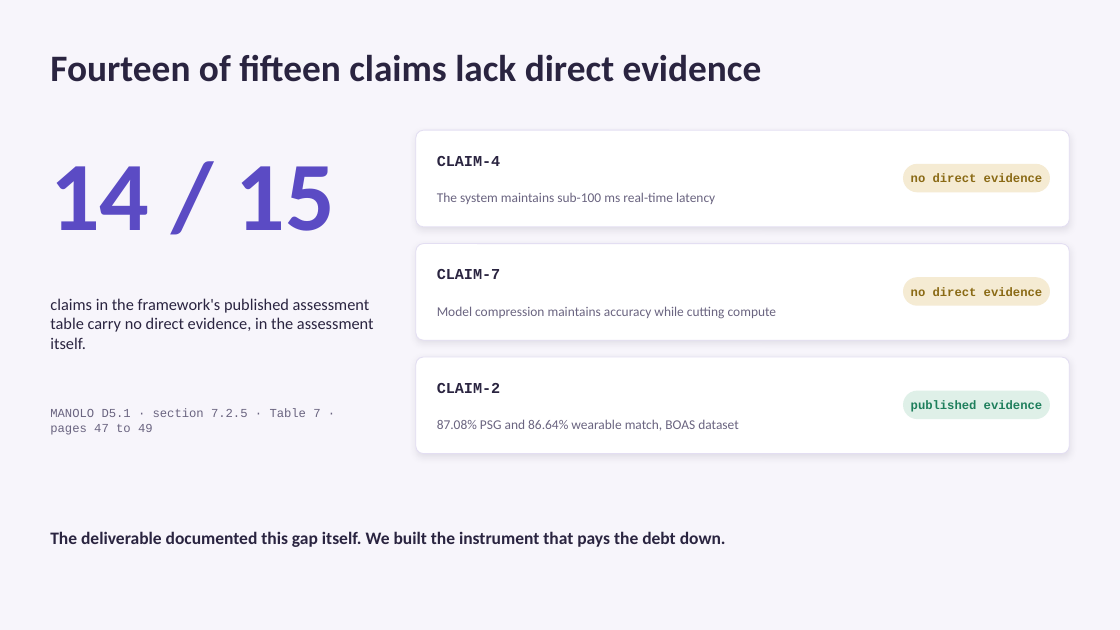
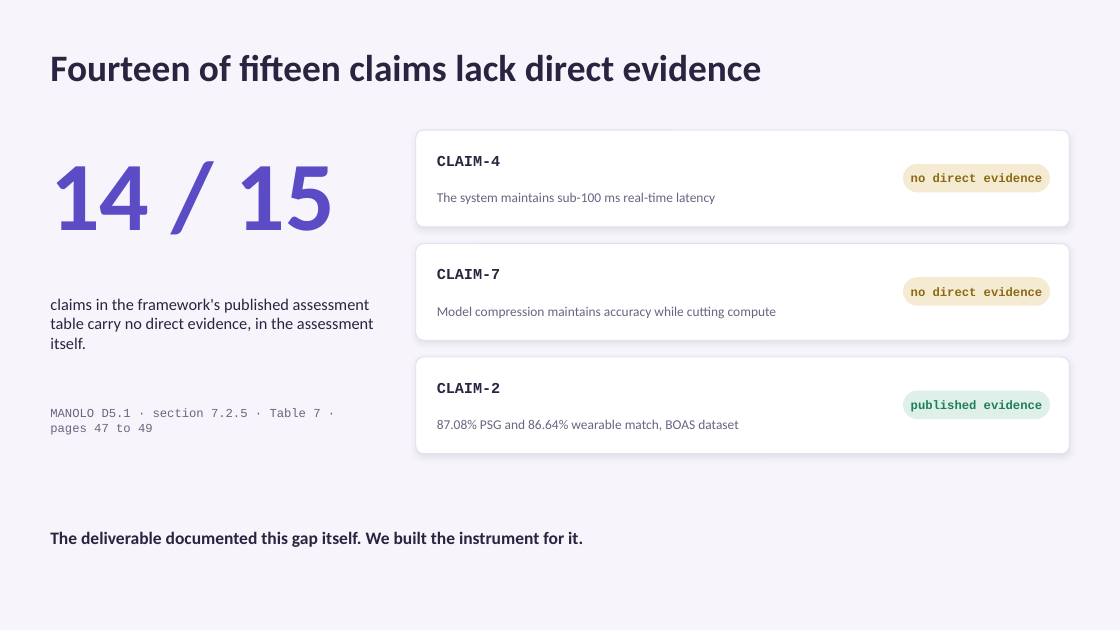
Before and after one commit to adambkovacs/manolo-innovation-lab-bench, a slide deck: slide 2 of presentation.pptx. Drawn at 1120x630 pixels with LibreOffice and Linux fonts; fonts in the diff are those of the drawing. Boxes give left, top, right and bottom in pixels: in the first picture for what was removed or moved away, otherwise in the second. Text is boxed around its words. In the diff, an @@ line names an element or a change of style, - is before the commit and + after.

```diff
--- a/presentation.pptx
+++ b/presentation.pptx
@@ text at bbox=[50, 531, 583, 547]: text changed @@
-The deliverable documented this gap itself. We built the instrument that pays the debt down.
+The deliverable documented this gap itself. We built the instrument for it.
```
Also in this commit, not shown: 3 other slides changed, 3 other files.
